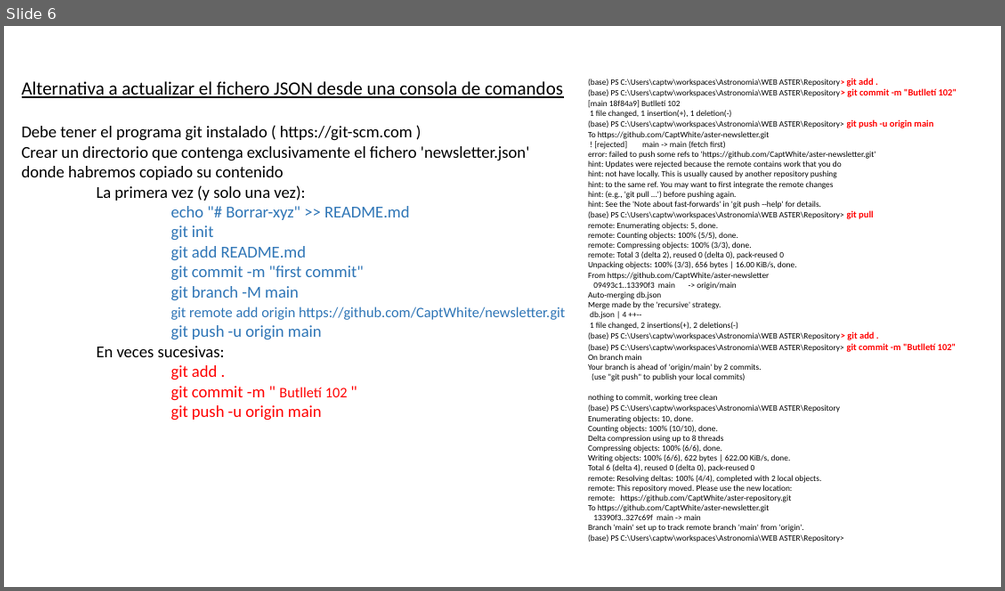
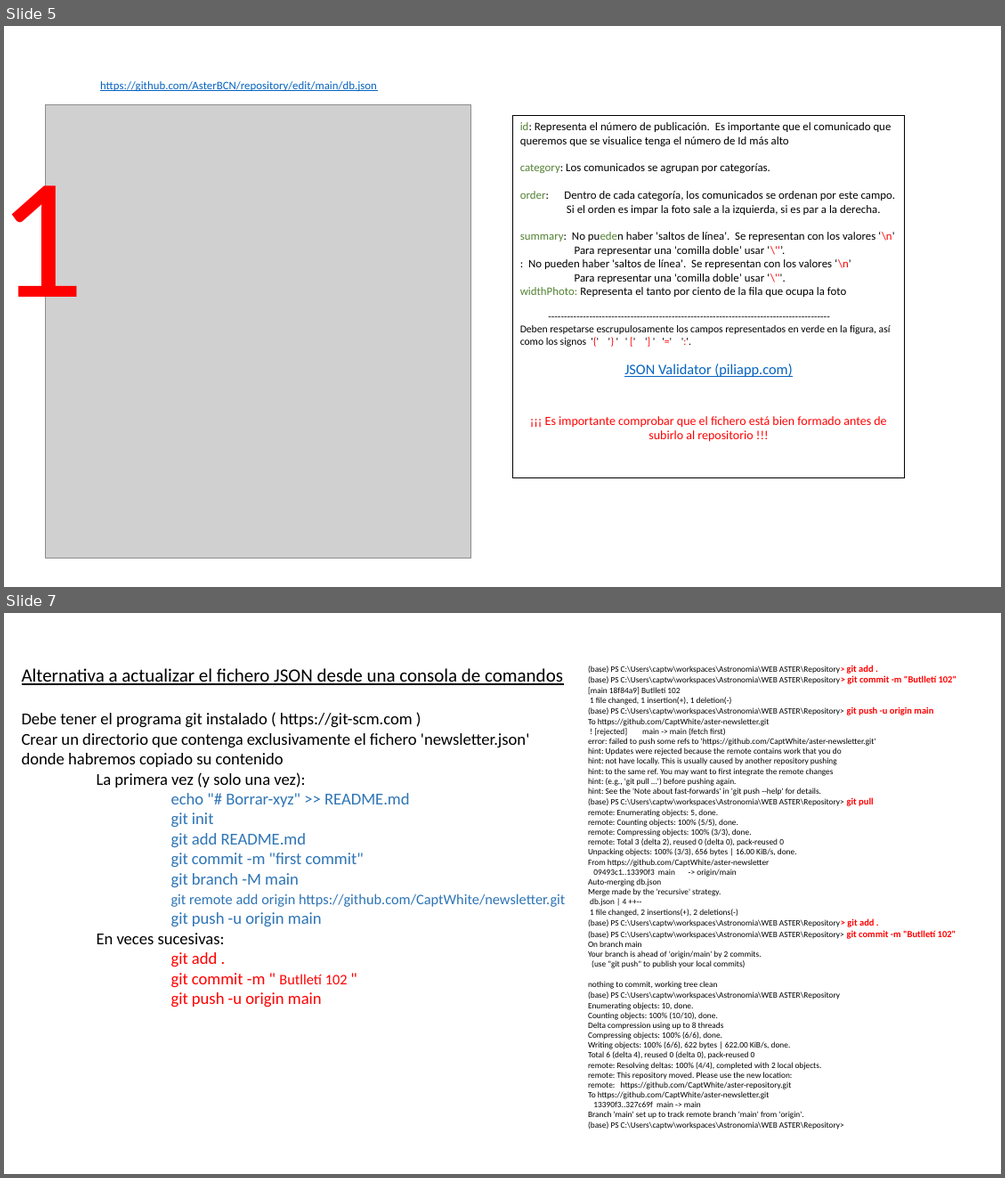
Before and after one commit to AsterBCN/newsletter, a slide deck: Documents/Newsletter.pptx. Shown one above the other, each under a label of ours: slide 6 before the commit, slides 5 and 7 after it; the slides between them are not shown. The pictures are 1005x591 and 1005x1178 pixels, drawn with LibreOffice and Linux fonts; fonts in the diff are those of the drawing; grey boxes stand for pictures. Boxes give left, top, right and bottom in pixels: in the first picture for what was removed or moved away, otherwise in the second. Text is boxed around its words. In the diff, an @@ line names an element or a change of style, - is before the commit and + after.

```diff
--- a/Documents/Newsletter.pptx
+++ b/Documents/Newsletter.pptx
@@ slide 5 added at (x1=4, y1=26, x2=1001, y2=587), background #FFFFFF @@
@@ picture added at (x1=45, y1=104, x2=470, y2=558) @@
@@ text added at (x1=100, y1=81, x2=377, y2=92), 11 pt, text #0563C1, underline @@
+https://github.com/AsterBCN/repository/edit/main/db.json
@@ rectangle added at (x1=512, y1=116, x2=905, y2=478), outline #000000 0.75 pt, 11 pt, text #000000 @@
+id: Representa el número de publicación. Es importante que el comunicado que queremos que se visualice tenga el número de Id más alto
+category: Los comunicados se agrupan por categorías.
+order: Dentro de cada categoría, los comunicados se ordenan por este campo.
+Si el orden es impar la foto sale a la izquierda, si es par a la derecha.
+summary: No pueden haber 'saltos de línea'. Se representan con los valores ‘\n'
+Para representar una 'comilla doble’ usar ‘\'‘’.
+: No pueden haber 'saltos de línea'. Se representan con los valores ‘\n'
+Para representar una 'comilla doble’ usar ‘\'''.
+widthPhoto: Representa el tanto por ciento de la fila que ocupa la foto
+-----------------------------------------------------------------------------------------
+Deben respetarse escrupulosamente los campos representados en verde en la figura, así como los signos '{' '} ' ' [' ‘] ' '=' ':'.
+JSON Validator (piliapp.com)
+¡¡¡ Es importante comprobar que el fichero está bien formado antes de subirlo al repositorio !!!
@@ text added at (x1=4, y1=153, x2=85, y2=337), 166 pt, text #FF0000 @@
+1
@@ what was slide 6 is now slide 7 @@
```
Also in this commit, not shown: 3 slides changed, 2 other slides added, 1 slide removed, 1 other file.
